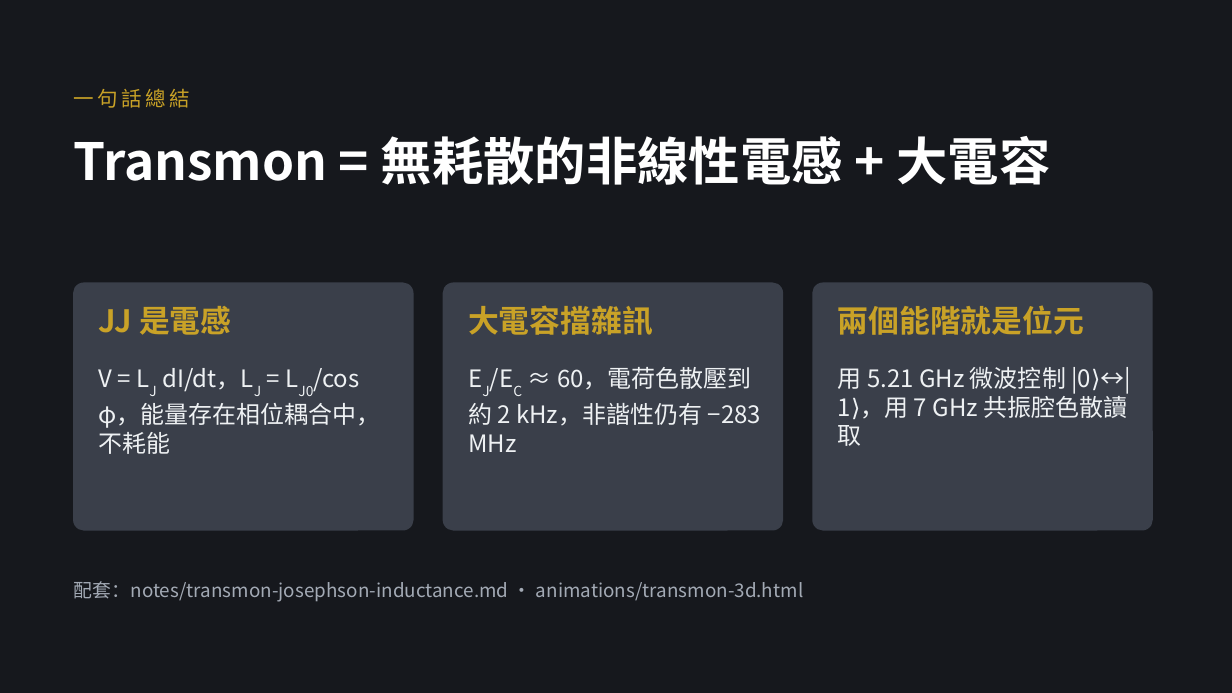
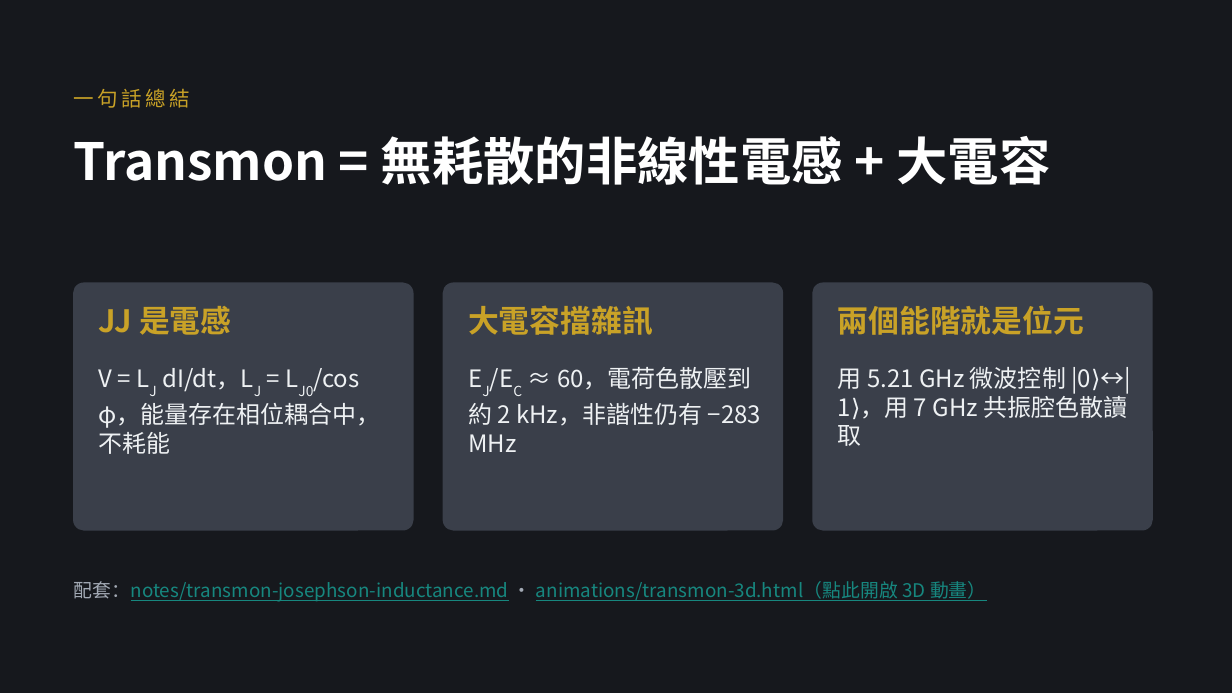
Before and after one commit to pcpcchen-coder/QuantumComputing, a slide deck: slide 23 of slides/transmon.pptx (slide 17 before the commit). Drawn at 1232x693 pixels with LibreOffice and Linux fonts; fonts in the diff are those of the drawing. Boxes give left, top, right and bottom in pixels: in the first picture for what was removed or moved away, otherwise in the second. Text is boxed around its words. In the diff, an @@ line names an element or a change of style, - is before the commit and + after.

```diff
--- a/slides/transmon.pptx
+++ b/slides/transmon.pptx
@@ text at (74,581,987,602): text changed; text colour #A3AAB5 to #17877F @@
-配套：notes/transmon-josephson-inductance.md ・ animations/transmon-3d.html
+配套：notes/transmon-josephson-inductance.md ・ animations/transmon-3d.html（點此開啟 3D 動畫）
```
Also in this commit, not shown: 12 other slides changed, 6 slides added, 18 other files.
